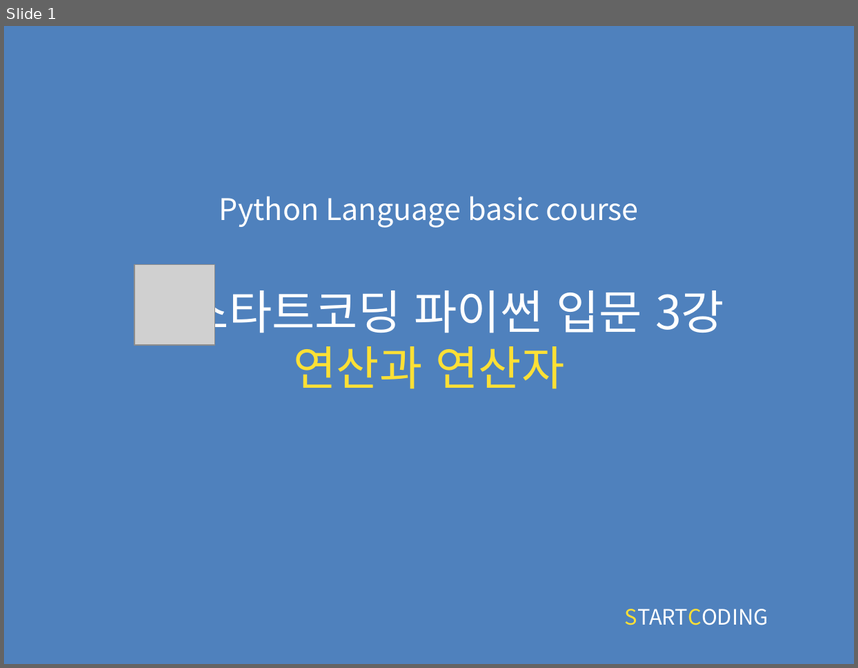
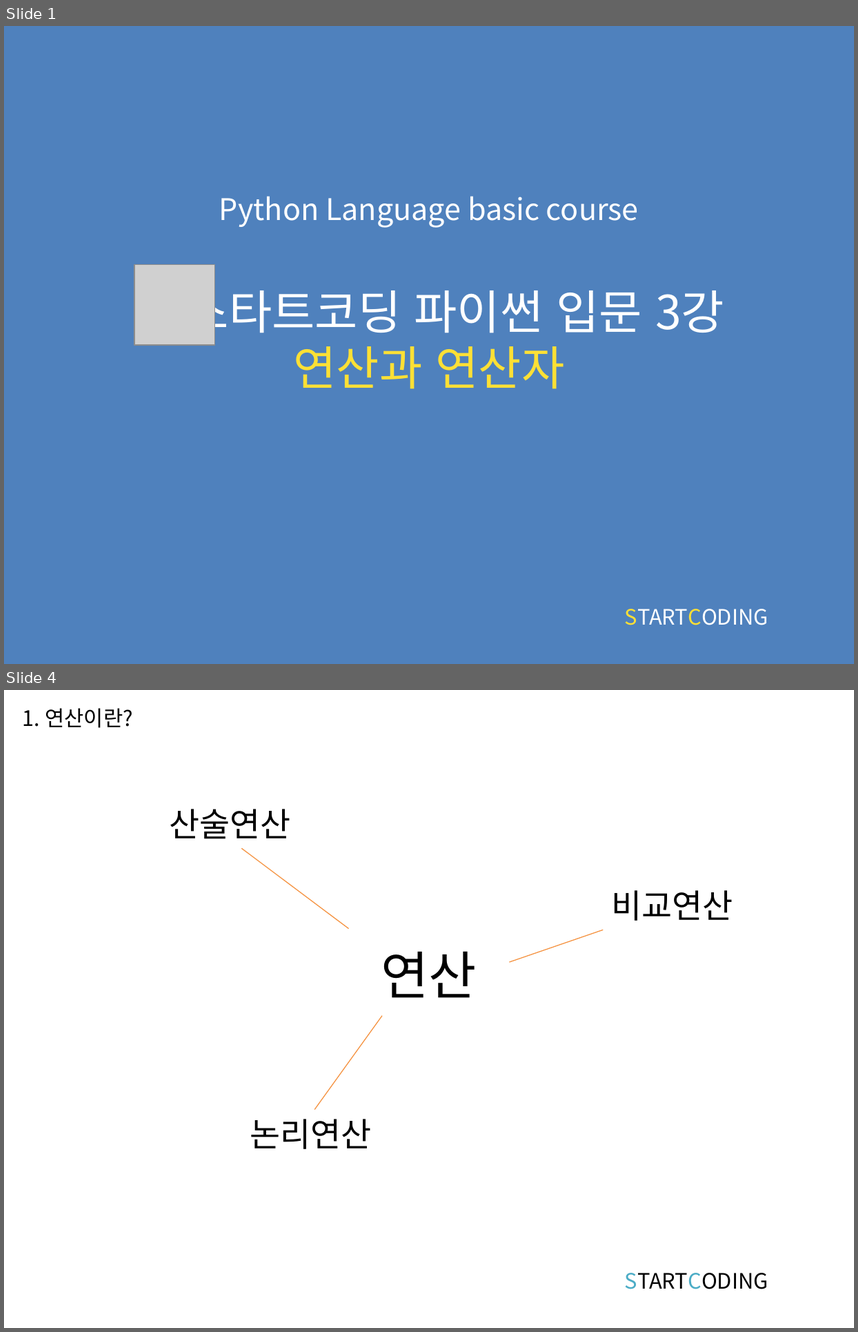
Before and after one commit to kwonkijun/python, a slide deck: 파이썬기초(PPT)/파이썬 기초 3강_연산과 연산자.pptx. Shown one above the other, each under a label of ours: slide 1 before the commit, slides 1 and 4 after it; the slides between them are not shown. The pictures are 858x668 and 858x1332 pixels, drawn with LibreOffice and Linux fonts; fonts in the diff are those of the drawing; grey boxes stand for pictures. Boxes give left, top, right and bottom in pixels: in the first picture for what was removed or moved away, otherwise in the second. Text is boxed around its words. In the diff, an @@ line names an element or a change of style, - is before the commit and + after.

```diff
--- a/파이썬기초(PPT)/파이썬 기초 3강_연산과 연산자.pptx
+++ b/파이썬기초(PPT)/파이썬 기초 3강_연산과 연산자.pptx
@@ slide 4 added at bbox=[4, 690, 854, 1328], background #FFFFFF @@
@@ text added at bbox=[23, 708, 133, 728], 18 pt, text #000000 @@
+1. 연산이란?
@@ text added at bbox=[169, 809, 290, 839], 28 pt, text #000000 @@
+산술연산
@@ line added from (349, 929) to (242, 848), #F69240 0.75 pt @@
@@ text added at bbox=[611, 890, 733, 920], 28 pt, text #000000 @@
+비교연산
@@ line added from (509, 962) to (604, 929), #F69240 0.75 pt @@
@@ title added at bbox=[381, 951, 477, 998], 44 pt, text #000000 @@
+연산
@@ line added from (314, 1109) to (382, 1016), #F69240 0.75 pt @@
@@ text added at bbox=[250, 1118, 371, 1149], 28 pt, text #000000 @@
+논리연산
@@ text added at bbox=[625, 1272, 769, 1289], 18 pt, text #000000 @@
+STARTCODING
```
Also in this commit, not shown: 2 slides changed, 12 other slides added, 13 slides removed, 6 other files.
